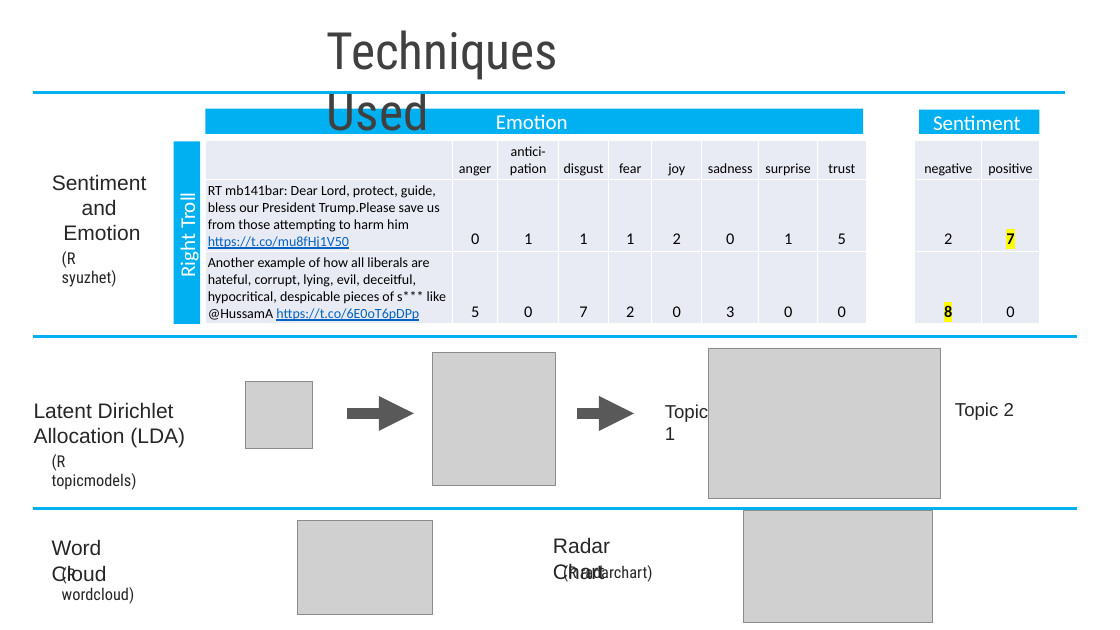
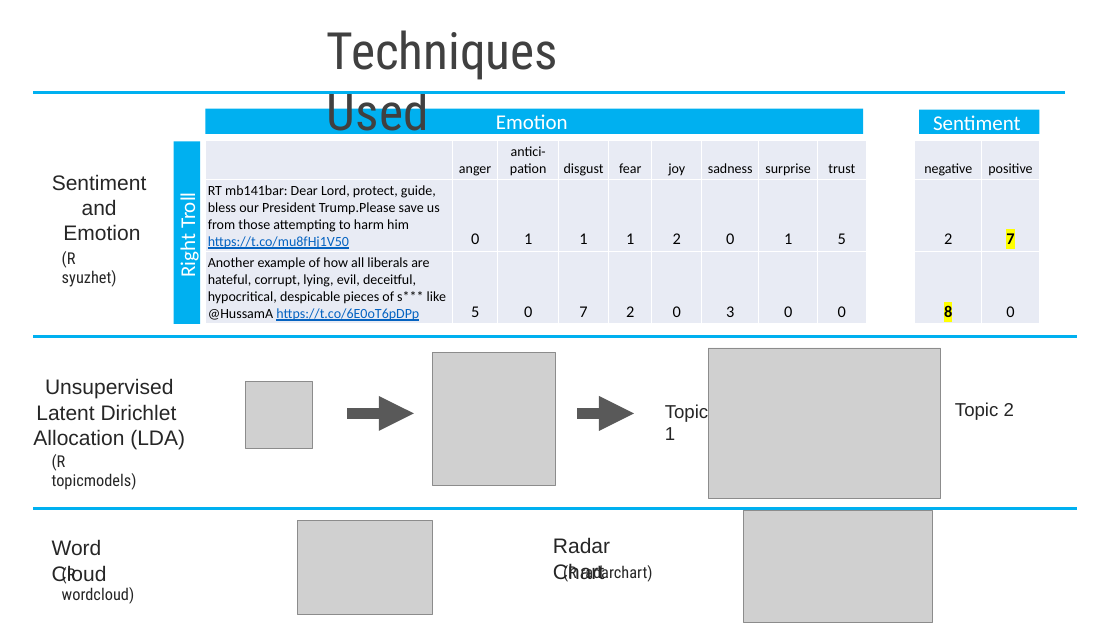
Before and after one commit to qdav/MSDA_Visualization, a slide deck: slide 4 of DA_6233_Final_Presentation.pptx. Drawn at 1120x630 pixels with LibreOffice and Linux fonts; fonts in the diff are those of the drawing; grey boxes stand for pictures. Boxes give left, top, right and bottom in pixels: in the first picture for what was removed or moved away, otherwise in the second. Text is boxed around its words. In the diff, an @@ line names an element or a change of style, - is before the commit and + after.

```diff
--- a/DA_6233_Final_Presentation.pptx
+++ b/DA_6233_Final_Presentation.pptx
@@ text "Unsupervised": place and size @@
-text "Unsupervised" at bbox=[34, 402, 185, 448]
+text "Unsupervised" at bbox=[33, 378, 185, 449]
@@ text at bbox=[45, 378, 173, 399]: paragraph added @@
+Unsupervised
@@ text at bbox=[33, 404, 185, 449]: alignment left to centre @@
```
Also in this commit, not shown: 1 other file.
